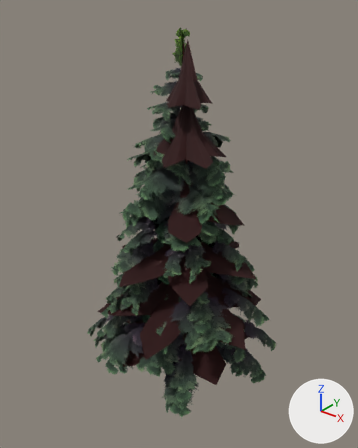
What one commit did to the glTF model godot/art/world/flora/spruce_b.gltf.
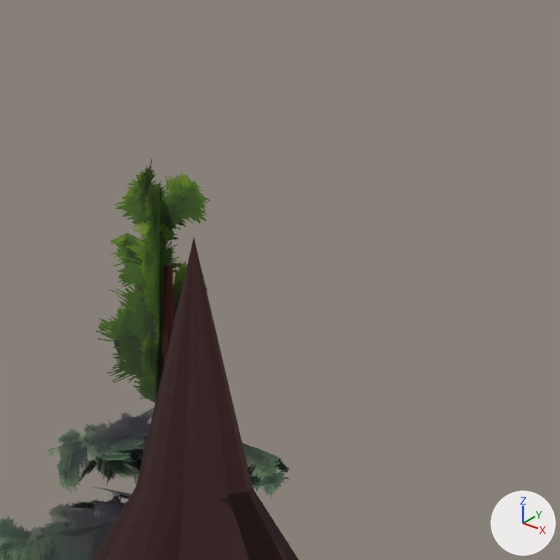
Old and new are each drawn whole from a 50 mm lens placed at (7.11, -9.0, 9.58), pointed at (-0.05, -0.05, 4.03) and again close up on the part from 44% to 69% of the width and 0% to 20% of the height. Arrows for +X, +Y and +Z are at lower right; the lights stay in place. The first two pictures are the older version. Objects named as collision shapes, trigger or cutter boxes, shadow casters or lower levels of detail are left out. Vertices at exactly the same position are counted once.

Objects in the first close-up: 'lod0', 'shadow'.
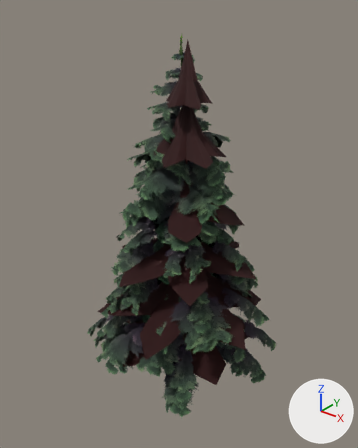
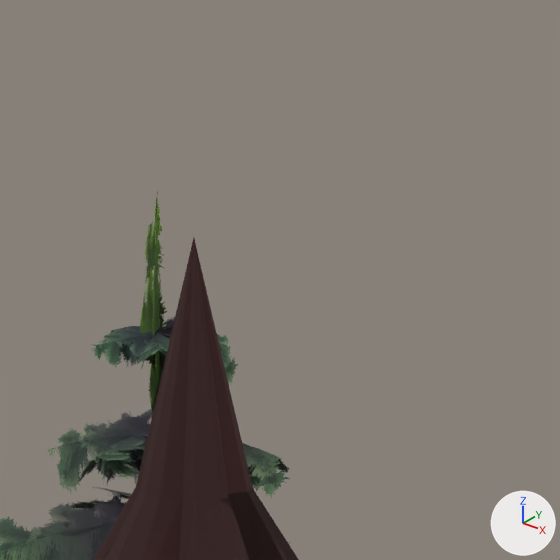
What differs and where, as boxes (x1, y1, x2, y2) in the close-ups (560 x 560 px; the box of a moved part takes in the faces that stretch with it):
'lod0', reshaped: before (0, 159, 291, 560); after (0, 191, 291, 560)
part 1 of me_lod0, added: after (158, 316, 228, 345)
part 2 of me_lod0, added: after (102, 326, 151, 342)
part 3 of me_lod0, added (green): after (105, 332, 159, 367)
part 4 of me_lod0, added: after (91, 327, 152, 367)
part 5 of me_lod0, added: after (135, 331, 168, 364)
part 6 of me_lod0, added: after (139, 330, 171, 360)
part 7 of me_lod0, moved or reshaped: before (96, 159, 210, 403); after (140, 191, 238, 414)
part 8 of me_lod0, surface changed (brown): before (161, 265, 173, 376)

Patch to the scene script:
```diff
--- a/godot/art/world/flora/spruce_b.gltf.py
+++ b/godot/art/world/flora/spruce_b.gltf.py
@@ me_lod0 @@
 # used by ob_lod0; location = (0.0, 0.0, 0.0)
-me_lod0.from_pydata(...)  # 4297 vertices, 4184 faces; spans x -2.64..2.65, y -2.59..2.5, z -0.94..8.85
+me_lod0.from_pydata(...)  # 4402 vertices, 4284 faces; spans x -2.64..2.65, y -2.59..2.5, z -0.94..8.75
+# me_lod0 part 1: the loose piece of 9 vertices spanning x -0.07..0.56, y -0.19..0.4, z 7.51..7.85 is copied, and the copy is multiplied about its middle by the matrix ((0.527, -0.008, 0.15), (0.089, 0.457, -0.29), (-0.121, 0.303, 0.44)), then moved by (-0.14, -0.01, 0.43); it spans x -0.05..0.26, y -0.06..0.28, z 7.96..8.23
+# me_lod0 part 2: the loose piece of 9 vertices spanning x -0.42..0.08, y -0.04..0.49, z 7.55..7.93 is copied, and the copy is multiplied about its middle by the matrix ((0.524, -0.272, 0.102), (0.07, 0.321, 0.501), (-0.282, -0.426, 0.313)), then moved by (0.01, -0.19, 0.35); it spans x -0.33..0.03, y -0.1..0.17, z 8.05..8.18
+# me_lod0 part 3: the loose piece of 12 vertices spanning x -0.52..0.12, y -0.36..0.16, z 7.53..7.83 is copied, and the copy is multiplied about its middle by the matrix ((0.482, -0.26, -0.066), (0.265, 0.483, 0.034), (0.041, -0.062, 0.547)), then moved by (0.14, -0.01, 0.41); it spans x -0.2..0.07, y -0.28..0.05, z 8.02..8.18
+# me_lod0 part 4: the loose piece of 9 vertices spanning x -0.06..0.37, y -0.28..0.09, z 7.68..7.82 is copied, and the copy is multiplied about its middle by the matrix ((0.01, 0.517, 0.561), (-0.669, 0.276, -0.242), (-0.367, -0.488, 0.457)), then moved by (-0.23, -0.02, 0.38); it spans x -0.21..0.04, y -0.25..0.03, z 8.03..8.2
+# me_lod0 part 5: the loose piece of 12 vertices spanning x -0.16..0.21, y -0.47..0.03, z 7.57..7.84 is copied, and the copy is multiplied about its middle by the matrix ((0.491, -0.398, 0.116), (0.392, 0.504, 0.072), (-0.135, 0.016, 0.628)), then moved by (0.06, 0.12, 0.39); it spans x -0.1..0.26, y -0.3..0.09, z 8.02..8.18
+# me_lod0 part 6: the loose piece of 9 vertices spanning x -0.08..0.22, y -0.42..0.01, z 7.57..7.87 is copied, and the copy is multiplied about its middle by the matrix ((0.508, -0.428, 0.201), (0.406, 0.546, 0.135), (-0.242, 0.019, 0.65)), then moved by (0.03, 0.11, 0.37); it spans x -0.07..0.28, y -0.25..0.07, z 8.0..8.18
+# me_lod0 part 7: 101 vertices moved from x -0.24..0.24, y -0.23..0.23, z 0.62..8.4 to x -0.24..0.25, y -0.23..0.24, z 0.56..8.07; 7 vertices removed from x -0.24..0.24, y -0.24..0.24, z 7.9..8.85; 19 vertices added at x -0.11..0.31, y -0.11..0.29, z 7.8..8.75
+# me_lod0 part 8: 180 kept faces spanning x -0.24..0.25, y -0.23..0.24, z 0.56..7.85 get new texture (UV) coordinates
+# other edits to the shape of me_lod0 do not show in these pictures
 me_lod0.materials.append(mat_leaves_ownspruce)
```
